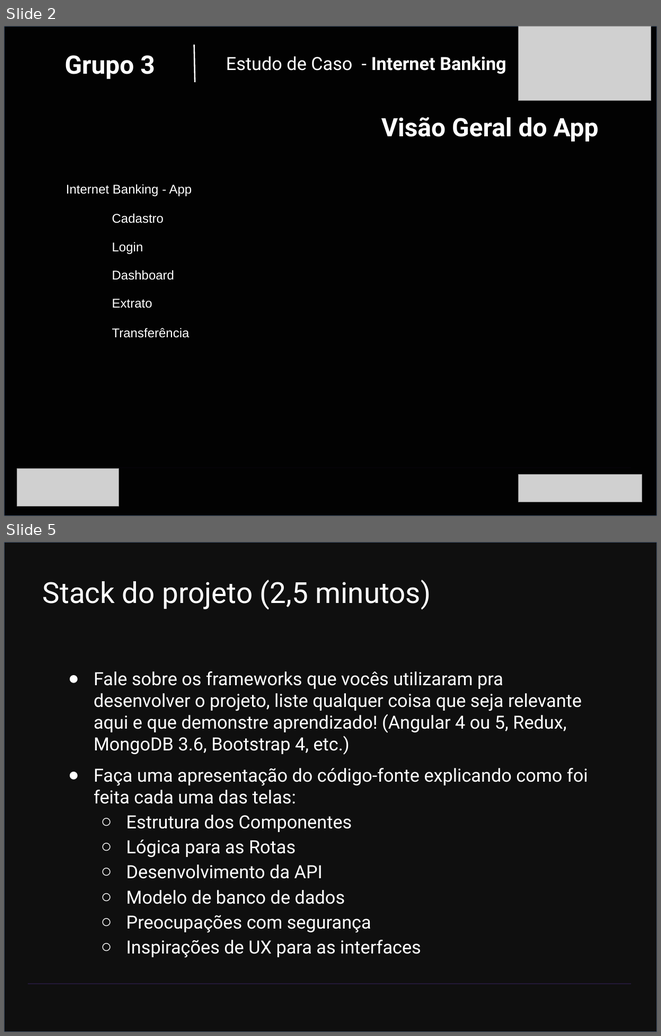
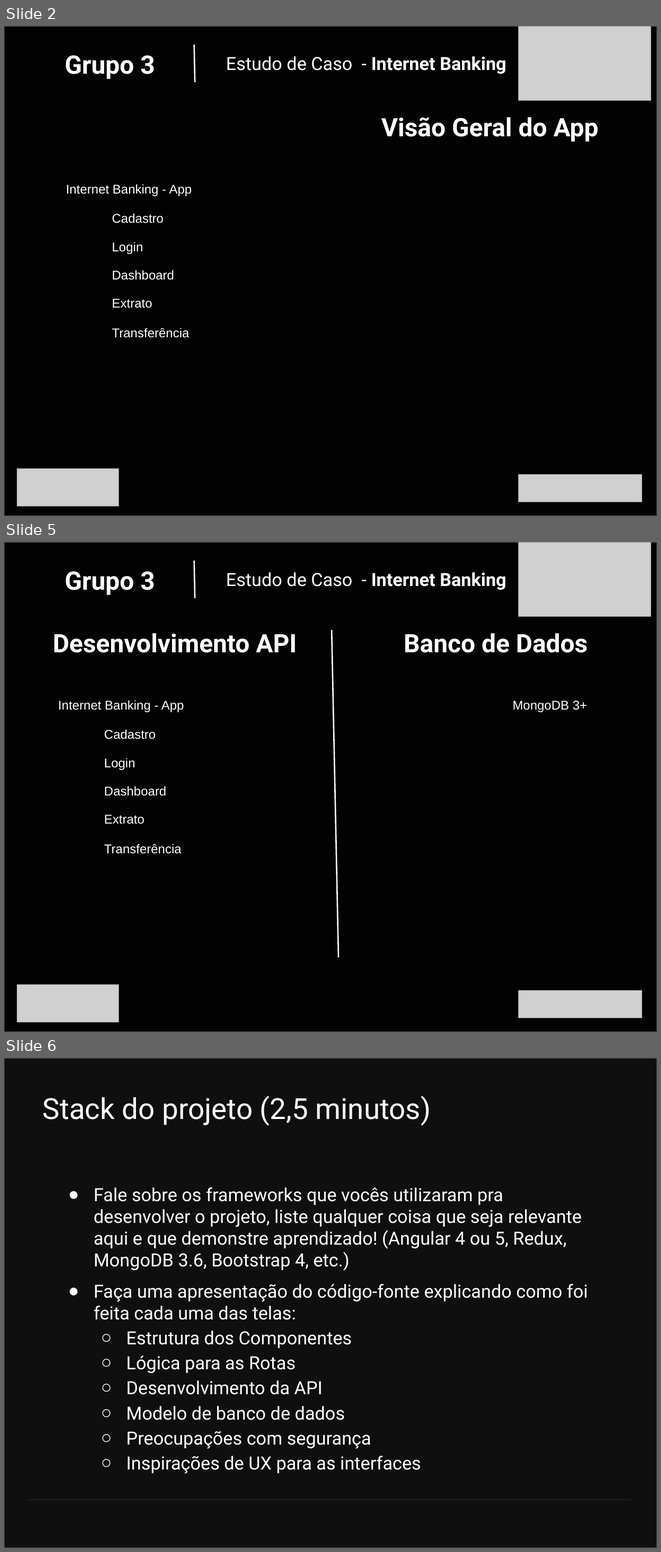
Before and after one commit to felipenasr/internet-banking-client, a slide deck: _assets/Estudo de Caso - Modelo Apresentação Pitch.pptx. Shown one above the other, each under a label of ours: slides 2 and 5 before the commit, slides 2, 5 and 6 after it; the slides between them are not shown. The pictures are 661x1036 and 661x1552 pixels, drawn with LibreOffice and Linux fonts; fonts in the diff are those of the drawing; grey boxes stand for pictures; background and template pictures are left out; a plain dark background stands for a picture behind light text. Boxes give left, top, right and bottom in pixels: in the first picture for what was removed or moved away, otherwise in the second. Text is boxed around its words. In the diff, an @@ line names an element or a change of style, - is before the commit and + after.

```diff
--- a/_assets/Estudo de Caso - Modelo Apresentação Pitch.pptx
+++ b/_assets/Estudo de Caso - Modelo Apresentação Pitch.pptx
@@ slide 5 added at (x1=4, y1=542, x2=657, y2=1032), background picture (left out); not listed: 2 template elements that a slide beside it also shows @@
@@ rectangle added at (x1=4, y1=542, x2=657, y2=1032), fill #000000 at 85% opacity, outline #44546A 0.75 pt @@
@@ picture added at (x1=519, y1=542, x2=651, y2=616) @@
@@ text added at (x1=65, y1=571, x2=155, y2=595), 28 pt, text #FFFFFF, bold @@
+  Grupo 3
@@ line added from (194, 561) to (195, 598), #FFFFFF 1.5 pt @@
@@ text added at (x1=226, y1=572, x2=506, y2=590), 20 pt, text #FFFFFF, bold @@
+  Estudo de Caso - Internet Banking
@@ text added at (x1=53, y1=633, x2=297, y2=653), 28 pt, text #FFFFFF, bold @@
+  Desenvolvimento API
@@ line added from (332, 630) to (338, 958), #FFFFFF 1.5 pt @@
@@ text added at (x1=404, y1=633, x2=588, y2=653), 28 pt, text #FFFFFF, bold @@
+  Banco de Dados
@@ text added at (x1=58, y1=700, x2=184, y2=712), 14 pt, text #FFFFFF @@
+Internet Banking - App
@@ text added at (x1=513, y1=700, x2=587, y2=712), 14 pt, text #FFFFFF @@
+MongoDB 3+
@@ text added at (x1=104, y1=729, x2=156, y2=739), 14 pt, text #FFFFFF @@
+Cadastro
@@ text added at (x1=104, y1=758, x2=135, y2=770), 14 pt, text #FFFFFF @@
+Login
@@ text added at (x1=104, y1=786, x2=166, y2=796), 14 pt, text #FFFFFF @@
+Dashboard
@@ text added at (x1=104, y1=814, x2=144, y2=824), 14 pt, text #FFFFFF @@
+Extrato
@@ text added at (x1=104, y1=844, x2=182, y2=854), 14 pt, text #FFFFFF @@
+Transferência
@@ picture added at (x1=17, y1=985, x2=119, y2=1022) @@
@@ picture added at (x1=519, y1=990, x2=643, y2=1018) @@
@@ what was slide 5 is now slide 6 @@
```
Also in this commit, not shown: 2 slides changed, 6 other files.
